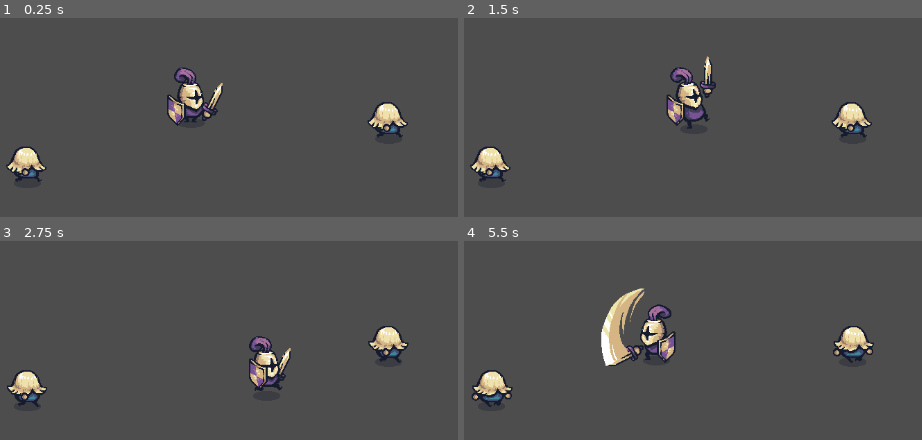
Above: before the commit, frames 1-4 (two rows, left to right).
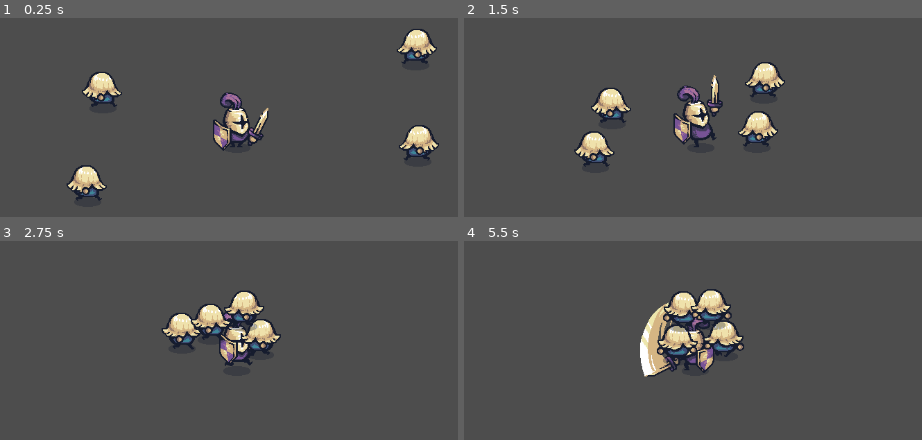
Above: after the commit, the same moments.

Repository: AlekssandherMax/godot-course
Game: Godot game, scene res://test scenes/testPlayer.tscn
Two runs of this game, one before a commit and one after it. Both use one fixed random seed, a clock stepped at 60 frames per second and the inputs below.
Inputs (mouse positions are in pixels of both pictures, inside the frame that each line leads up to):
- Up to frame 1 (0.25 s): no input
- Up to frame 2 (1.5 s): move the mouse to (876, 121) at 0.52 s; hold D (move_right) 0.53-1.28 s; click (876, 121) at 0.6 s; move the mouse to (541, 167) at 1.27 s; hold S (move_down) from 1.28 s (still down); click (541, 167) at 1.35 s
- Up to frame 3 (2.75 s): move the mouse to (316, 268) at 2.02 s; release S (move_down) at 2.03 s; hold D (move_right) from 2.03 s (still down); click (316, 268) at 2.1 s
- Up to frame 4 (5.5 s): move the mouse to (outside the picture) at 2.77 s; release D (move_right) at 2.78 s; hold W (move_up) 2.78-3.53 s; click (outside the picture) at 2.85 s; move the mouse to (outside the picture) at 3.52 s; hold A (move_left) 3.53-5.03 s; click (outside the picture) at 3.6 s; move the mouse to (outside the picture) at 4.27 s; click (outside the picture) at 4.35 s; move the mouse to (738, 368) at 5.02 s; hold S (move_down) from 5.03 s (still down); click (738, 368) at 5.1 s

The runs differ from the first frame. In frame 1, 9.5% of the frame differs, in the area x 1-96%, y 5-92%; in frame 2, 8.7%; in frame 3, 8.0%; in frame 4, 10%, in the area x 1-90%, y 23-84%.

Commit message:
Fazer, dot product

Diff:
--- a/godot-course/game1/behaviors/followPlayer.gd
+++ b/godot-course/game1/behaviors/followPlayer.gd
@@ -1,8 +1,27 @@
-extends CharacterBody2D
-@export var speed float: = 1
+extends Node
+@export var speed: float = 1
+#@onready var sprite: AnimatedSprite2D = $AnimatedSprite2D
+
+var enemy: enemy
+var sprite: AnimatedSprite2D
+
+
+
+func _ready():
+	enemy = get_parent()
+	sprite = enemy.get_node("AnimatedSprite2D")
+	pass
 
 func _physics_process(delta):
 
-	inputVector
-	velocity = inputVector * speed * 100
-	move_and_slide()
+	var playerPosition = GameManager.playerPosition
+	var difference = playerPosition - enemy.position
+	var inputVector = difference.normalized()
+
+	enemy.velocity = inputVector * speed * 100
+	enemy.move_and_slide()
+
+	if inputVector.x > 0:
+		sprite.flip_h = false
+	elif inputVector.x < 0:
+		sprite.flip_h = true
--- /dev/null
+++ b/godot-course/game1/enemies/enemy.gd
@@ -0,0 +1,9 @@
+class_name enemy
+
+extends Node2D
+
+@export var health: int = 10
+
+func damage(amount: int):
+	health -= amount
+	print("Inimigo recebeu dano de ", amount, "e a vida atual é ", health)
--- a/godot-course/game1/enemies/pawn.tscn
+++ b/godot-course/game1/enemies/pawn.tscn
@@ -1,5 +1,7 @@
-[gd_scene load_steps=10 format=3 uid="uid://ckcigheilkvyb"]
+[gd_scene load_steps=12 format=3 uid="uid://ckcigheilkvyb"]
 
+[ext_resource type="Script" path="res://behaviors/followPlayer.gd" id="1_iqp2i"]
+[ext_resource type="Script" path="res://enemies/enemy.gd" id="1_l413a"]
 [ext_resource type="Texture2D" uid="uid://cpcj4bhoqvmnr" path="res://addons/Tiny swords/Factions/Knights/Troops/Pawn/Blue/Pawn_Blue.png" id="1_xjs04"]
 
 [sub_resource type="AtlasTexture" id="AtlasTexture_lrfjk"]
@@ -56,7 +58,8 @@
 radius = 21.0
 height = 48.0
 
-[node name="Pawn" type="CharacterBody2D"]
+[node name="Pawn" type="CharacterBody2D" groups=["enemies"]]
+script = ExtResource("1_l413a")
 
 [node name="AnimatedSprite2D" type="AnimatedSprite2D" parent="."]
 position = Vector2(0, -22)
@@ -68,3 +71,6 @@
 [node name="CollisionShape2D" type="CollisionShape2D" parent="."]
 position = Vector2(0, -22)
 shape = SubResource("CapsuleShape2D_iafkm")
+
+[node name="followPlayer" type="Node" parent="."]
+script = ExtResource("1_iqp2i")
--- /dev/null
+++ b/godot-course/game1/gameManager.gd
@@ -0,0 +1,3 @@
+extends Node
+
+var playerPosition: Vector2
--- a/godot-course/game1/player/player.gd
+++ b/godot-course/game1/player/player.gd
@@ -1,9 +1,10 @@
 extends CharacterBody2D
 
 @export var speed: float = 3
-
+@export var swordDamage: int = 2
 @onready var sprite: Sprite2D = $Sprite2D
 @onready var animationPlayer: AnimationPlayer = $AnimationPlayer
+@onready var swordArea: Area2D = $swordArea
 
 var input_vector: Vector2 = Vector2(0, 0)
 var isRunning: bool = false
@@ -19,6 +20,7 @@
 			isRunning = false
 			animationPlayer.play("idle")
 		pass
+	GameManager.playerPosition = position
 
 func _physics_process(delta: float) -> void:
 	#To change velocity
@@ -71,3 +73,13 @@
 	animationPlayer.play("attackSide1")
 
 	isAttacking = true
+
+
+
+func damageEnemies():
+	var bodies = swordArea.get_overlapping_bodies()
+	for body in bodies:
+		if body.is_in_group("enemies"):
+			var Enemy: enemy = body
+			Enemy.damage(swordDamage)
+	pass
--- a/godot-course/game1/player/player.tscn
+++ b/godot-course/game1/player/player.tscn
@@ -37,6 +37,20 @@
 "update": 1,
 "values": [Vector2i(0, 4), Vector2i(1, 4), Vector2i(2, 4), Vector2i(3, 4), Vector2i(4, 4), Vector2i(5, 4)]
 }
+tracks/1/type = "method"
+tracks/1/imported = false
+tracks/1/enabled = true
+tracks/1/path = NodePath(".")
+tracks/1/interp = 1
+tracks/1/loop_wrap = true
+tracks/1/keys = {
+"times": PackedFloat32Array(0.3),
+"transitions": PackedFloat32Array(1),
+"values": [{
+"args": [],
+"method": &"damageEnemies"
+}]
+}
 
 [sub_resource type="Animation" id="Animation_a7ij6"]
 resource_name = "attackDown2"
@@ -53,6 +67,20 @@
 "update": 1,
 "values": [Vector2i(0, 5), Vector2i(1, 5), Vector2i(2, 5), Vector2i(3, 5), Vector2i(4, 5), Vector2i(5, 5)]
 }
+tracks/1/type = "method"
+tracks/1/imported = false
+tracks/1/enabled = true
+tracks/1/path = NodePath(".")
+tracks/1/interp = 1
+tracks/1/loop_wrap = true
+tracks/1/keys = {
+"times": PackedFloat32Array(0.3),
+"transitions": PackedFloat32Array(1),
+"values": [{
+"args": [],
+"method": &"damageEnemies"
+}]
+}
 
 [sub_resource type="Animation" id="Animation_ta364"]
 resource_name = "attackSide1"
@@ -69,6 +97,20 @@
 "update": 1,
 "values": [Vector2i(1, 2), Vector2i(1, 2), Vector2i(2, 2), Vector2i(3, 2), Vector2i(4, 2), Vector2i(5, 2)]
 }
+tracks/1/type = "method"
+tracks/1/imported = false
+tracks/1/enabled = true
+tracks/1/path = NodePath(".")
+tracks/1/interp = 1
+tracks/1/loop_wrap = true
+tracks/1/keys = {
+"times": PackedFloat32Array(0.3),
+"transitions": PackedFloat32Array(1),
+"values": [{
+"args": [],
+"method": &"damageEnemies"
+}]
+}
 
 [sub_resource type="Animation" id="Animation_5dq4w"]
 resource_name = "attackSide2"
@@ -83,7 +125,21 @@
 "times": PackedFloat32Array(0, 0.1, 0.2, 0.3, 0.4, 0.5),
 "transitions": PackedFloat32Array(1, 1, 1, 1, 1, 1),
 "update": 1,
-"values": [Vector2i(5, 2), Vector2i(0, 3), Vector2i(1, 3), Vector2i(2, 3), Vector2i(3, 3), Vector2i(4, 3)]
+"values": [Vector2i(0, 3), Vector2i(1, 3), Vector2i(2, 3), Vector2i(3, 3), Vector2i(4, 3), Vector2i(5, 2)]
+}
+tracks/1/type = "method"
+tracks/1/imported = false
+tracks/1/enabled = true
+tracks/1/path = NodePath(".")
+tracks/1/interp = 1
+tracks/1/loop_wrap = true
+tracks/1/keys = {
+"times": PackedFloat32Array(0.3),
+"transitions": PackedFloat32Array(1),
+"values": [{
+"args": [],
+"method": &"damageEnemies"
+}]
 }
 
 [sub_resource type="Animation" id="Animation_tcfme"]
@@ -101,6 +157,20 @@
 "update": 1,
 "values": [Vector2i(0, 6), Vector2i(1, 6), Vector2i(2, 6), Vector2i(3, 6), Vector2i(4, 6), Vector2i(5, 6)]
 }
+tracks/1/type = "method"
+tracks/1/imported = false
+tracks/1/enabled = true
+tracks/1/path = NodePath(".")
+tracks/1/interp = 1
+tracks/1/loop_wrap = true
+tracks/1/keys = {
+"times": PackedFloat32Array(0.3),
+"transitions": PackedFloat32Array(1),
+"values": [{
+"args": [],
+"method": &"damageEnemies"
+}]
+}
 
 [sub_resource type="Animation" id="Animation_edp2x"]
 resource_name = "attackUp2"
@@ -116,6 +186,20 @@
 "transitions": PackedFloat32Array(1, 1, 1, 1, 1, 1),
 "update": 1,
 "values": [Vector2i(0, 7), Vector2i(1, 7), Vector2i(2, 7), Vector2i(3, 7), Vector2i(4, 7), Vector2i(5, 7)]
+}
+tracks/1/type = "method"
+tracks/1/imported = false
+tracks/1/enabled = true
+tracks/1/path = NodePath(".")
+tracks/1/interp = 1
+tracks/1/loop_wrap = true
+tracks/1/keys = {
+"times": PackedFloat32Array(0.3),
+"transitions": PackedFloat32Array(1),
+"values": [{
+"args": [],
+"method": &"damageEnemies"
+}]
 }
 
 [sub_resource type="Animation" id="Animation_3dkg2"]
@@ -165,6 +249,9 @@
 "run": SubResource("Animation_w6818")
 }
 
+[sub_resource type="CircleShape2D" id="CircleShape2D_t2uhr"]
+radius = 74.0068
+
 [node name="player" type="CharacterBody2D"]
 position = Vector2(480, 391)
 motion_mode = 1
@@ -187,3 +274,10 @@
 "": SubResource("AnimationLibrary_0uo0s")
 }
 autoplay = "idle"
+
+[node name="swordArea" type="Area2D" parent="."]
+position = Vector2(0, -20)
+
+[node name="CollisionShape2D" type="CollisionShape2D" parent="swordArea"]
+shape = SubResource("CircleShape2D_t2uhr")
+debug_color = Color(0.874187, 0.627237, 0.498469, 0)
--- a/godot-course/game1/project.godot
+++ b/godot-course/game1/project.godot
@@ -14,6 +14,10 @@
 run/main_scene="res://test scenes/testPlayer.tscn"
 config/features=PackedStringArray("4.2", "Forward Plus")
 config/icon="res://icon.svg"
+
+[autoload]
+
+GameManager="*res://gameManager.gd"
 
 [input]
 
--- /dev/null
+++ b/godot-course/game1/test scenes/Camera2D.gd
@@ -0,0 +1,4 @@
+extends Camera2D
+
+func _process(delta):
+	var position = GameManager.playerPosition
--- a/godot-course/game1/test scenes/testPlayer.tscn
+++ b/godot-course/game1/test scenes/testPlayer.tscn
@@ -1,7 +1,8 @@
-[gd_scene load_steps=4 format=3 uid="uid://qg06kk1ig4l8"]
+[gd_scene load_steps=5 format=3 uid="uid://qg06kk1ig4l8"]
 
 [ext_resource type="Texture2D" uid="uid://cwwnpfytfmtov" path="res://addons/Tiny swords/Factions/Knights/Troops/Warrior/Purple/Warrior_Purple.png" id="1_qkwg3"]
 [ext_resource type="PackedScene" uid="uid://05ntmjugqn4w" path="res://player/player.tscn" id="2_qatlg"]
+[ext_resource type="Script" path="res://test scenes/Camera2D.gd" id="3_u645n"]
 [ext_resource type="PackedScene" uid="uid://ckcigheilkvyb" path="res://enemies/pawn.tscn" id="3_w5wh6"]
 
 [node name="TestPlayer" type="Node2D"]
@@ -85,8 +86,17 @@
 [node name="player" parent="." instance=ExtResource("2_qatlg")]
 position = Vector2(510, 288)
 
+[node name="Camera2D" type="Camera2D" parent="player"]
+script = ExtResource("3_u645n")
+
 [node name="Pawn" parent="." instance=ExtResource("3_w5wh6")]
 position = Vector2(275, 377)
 
 [node name="Pawn2" parent="." instance=ExtResource("3_w5wh6")]
 position = Vector2(796, 313)
+
+[node name="Pawn3" parent="." instance=ExtResource("3_w5wh6")]
+position = Vector2(297, 228)
+
+[node name="Pawn4" parent="." instance=ExtResource("3_w5wh6")]
+position = Vector2(791, 162)
--- /dev/null
+++ b/godot-course/game1/testBattle.tscn
@@ -0,0 +1,28 @@
+[gd_scene load_steps=4 format=3 uid="uid://vgfxfr5whmev"]
+
+[ext_resource type="PackedScene" uid="uid://05ntmjugqn4w" path="res://player/player.tscn" id="1_ycyki"]
+[ext_resource type="Script" path="res://test scenes/Camera2D.gd" id="2_tenn5"]
+[ext_resource type="PackedScene" uid="uid://ckcigheilkvyb" path="res://enemies/pawn.tscn" id="3_poe3l"]
+
+[node name="Node2D" type="Node2D"]
+
+[node name="player" parent="." instance=ExtResource("1_ycyki")]
+position = Vector2(592, 247)
+
+[node name="Camera2D" type="Camera2D" parent="player"]
+script = ExtResource("2_tenn5")
+
+[node name="Pawn" parent="." instance=ExtResource("3_poe3l")]
+position = Vector2(118, 389)
+
+[node name="Pawn2" parent="." instance=ExtResource("3_poe3l")]
+position = Vector2(-95, 300)
+
+[node name="Pawn3" parent="." instance=ExtResource("3_poe3l")]
+position = Vector2(1278, 502)
+
+[node name="Pawn4" parent="." instance=ExtResource("3_poe3l")]
+position = Vector2(466, -46)
+
+[node name="Pawn5" parent="." instance=ExtResource("3_poe3l")]
+position = Vector2(664, 777)
Not shown, added: godot-course/game1/export_presets.cfg
Not shown: 1 places in godot-course/game1/player/player.tscn that only renumber resources
Not shown, added: godot-course/game1/Tiny sword.console.exe
Not shown, added: godot-course/game1/Tiny sword.exe
Not shown, added: godot-course/game1/Tiny sword.pck
